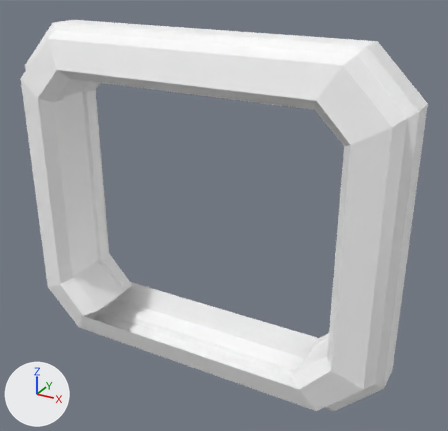
Two versions of the FBX model Honours Project/Assets/Imported Assets/PolygonSciFiWorlds/Models/SM_Bld_Pod_Corridor_Square_Connector_01.fbx, one commit apart.
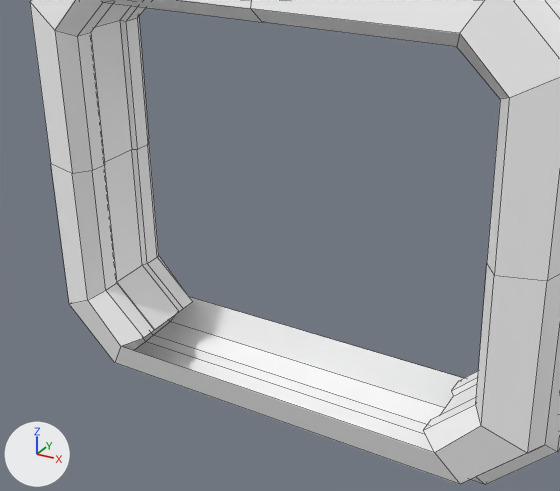
The first picture shows the older version from a 50 mm camera at (4.12, -6.83, 5.29) aimed at (0.29, 0.14, 1.81). The close-ups show both versions on the part from 0% to 86% of the width and 18% to 96% of the height of that picture. The axes (+X, +Y, +Z) are drawn at lower left. The lights are the same throughout. The close-ups show mesh edges as thin lines. Where no turn or scale is listed for an object, it has been applied to the vertices.

The first close-up shows 'SM_Bld_Pod_Corridor_Square_Connector_01'.
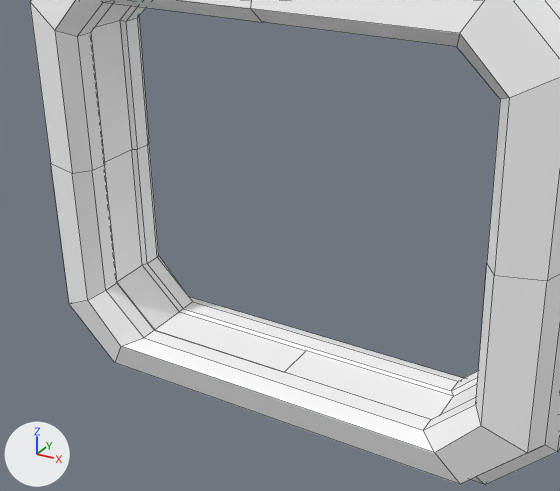
Pixel boxes [x1, y1, x2, y2] of what changed, in the close-ups (560 x 491 px):
```json
{"part": 1, "of": "me_mesh", "change": "added", "after": [122, 297, 463, 453]}
```

Edits to the scene script, one JSON object a line:
```json
{"block": "me_mesh", "where": "me_mesh.from_pydata(...)  # 154 vertices, 147 faces; spans x -2.82..2.82, y -0.61..0.61, z -0.59..4.29"}
{"block": "me_mesh", "where": "# used by ob_sm_bld_pod_corridor_square_connector_01; location = (0.0, 0.0, 0.0)"}
{"block": "me_mesh", "where": "# verts and faces of me_mesh; kept vertices keep their numbers, new ones are numbered from 154"}
{"block": "me_mesh", "where": "# before: 4 (1.82, 0.61, -0.07), 5 (-1.82, 0.61, -0.07) at pixel (188, 296), 35 (-1.64, 0.44, -0.01) at pixel (192, 301), 36 (1.64, 0.44, -0.01) at pixel (458, 381), 44 (1.82, -0.61, -0.07) at pixel (434, 452)"}
{"block": "me_mesh", "where": "# before: 45 (-1.82, -0.61, -0.07) at pixel (120, 346), 75 (-1.64, -0.44, -0.01) at pixel (143, 337), 76 (1.64, -0.44, -0.01) at pixel (423, 430), 86 (-1.64, -0.26, -0.01) at pixel (154, 329), 87 (-1.64, 0.26, -0.01) at pixel (183, 308)"}
{"block": "me_mesh", "where": "# before: 88 (1.64, 0.26, -0.01) at pixel (451, 390), 89 (1.64, -0.26, -0.01) at pixel (431, 419), 102 (-1.67, -0.22, -0.04) at pixel (154, 330), 103 (-1.67, 0.22, -0.04) at pixel (179, 311), 104 (1.67, 0.22, -0.04) at pixel (453, 396)"}
{"block": "me_mesh", "where": "# before: 105 (1.67, -0.22, -0.04)"}
{"block": "me_mesh", "change": "me_mesh part 1"}
{"op": "add", "block": "me_mesh", "code": "verts[154] = (0.01, 0.22, -0.04)  # pixel (306, 350)"}
{"op": "add", "block": "me_mesh", "code": "verts[155] = (0.0, -0.22, -0.04)  # pixel (284, 372)"}
{"op": "add", "block": "me_mesh", "code": "faces += [(4, 5, 35, 36), (35, 87, 88, 36), (87, 103, 154, 104, 88), (104, 154, 155, 105), (86, 89, 105, 155, 102), (75, 76, 89, 86)]"}
{"op": "add", "block": "me_mesh", "code": "faces += [(44, 76, 75, 45), (102, 155, 154, 103)]"}
```
